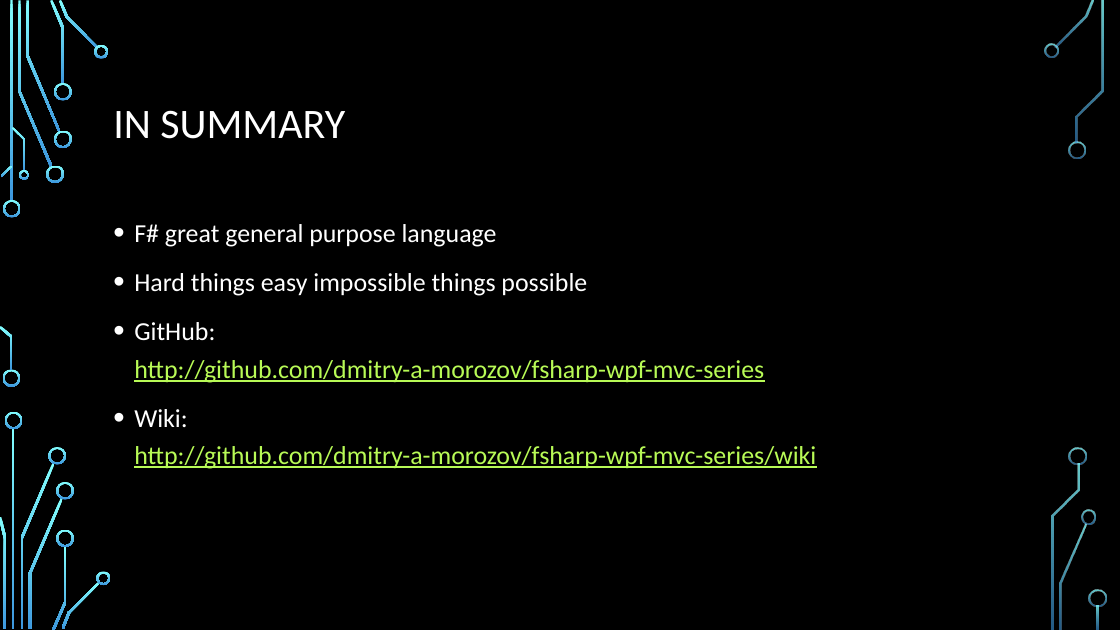
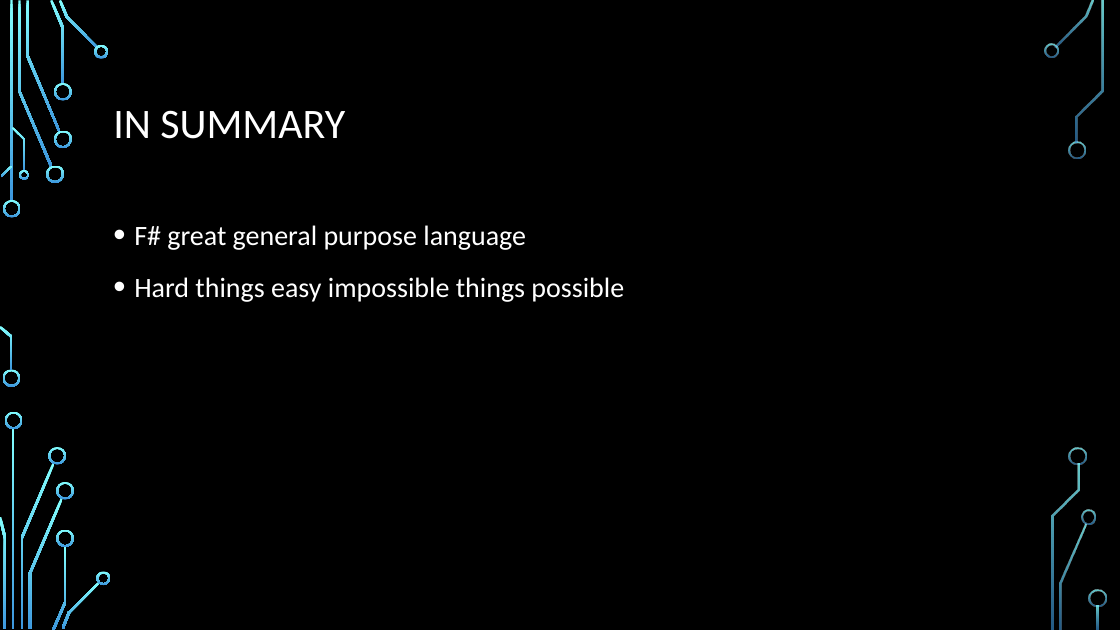
Before and after one commit to dmitry-a-morozov/fsharp-wpf-mvc-series, a slide deck: slide 26 of NYC Meetup.2013-04-23.pptx (slide 24 before the commit). Drawn at 1120x630 pixels with LibreOffice and Linux fonts; fonts in the diff are those of the drawing; background and template pictures are left out. Boxes give left, top, right and bottom in pixels: in the first picture for what was removed or moved away, otherwise in the second. Text is boxed around its words. In the diff, an @@ line names an element or a change of style, - is before the commit and + after.

```diff
--- a/NYC Meetup.2013-04-23.pptx
+++ b/NYC Meetup.2013-04-23.pptx
@@ text "F# great general purpose language" at (x1=134, y1=225, x2=624, y2=302): size 22.2 to 24 pt @@
@@ text at (x1=134, y1=322, x2=816, y2=469): paragraphs removed @@
-• GitHub:
-  http://github.com/dmitry-a-morozov/fsharp-wpf-mvc-series
-• Wiki:
-  http://github.com/dmitry-a-morozov/fsharp-wpf-mvc-series/wiki
```
Also in this commit, not shown: 6 other slides changed, 2 slides added, 3 other files.
